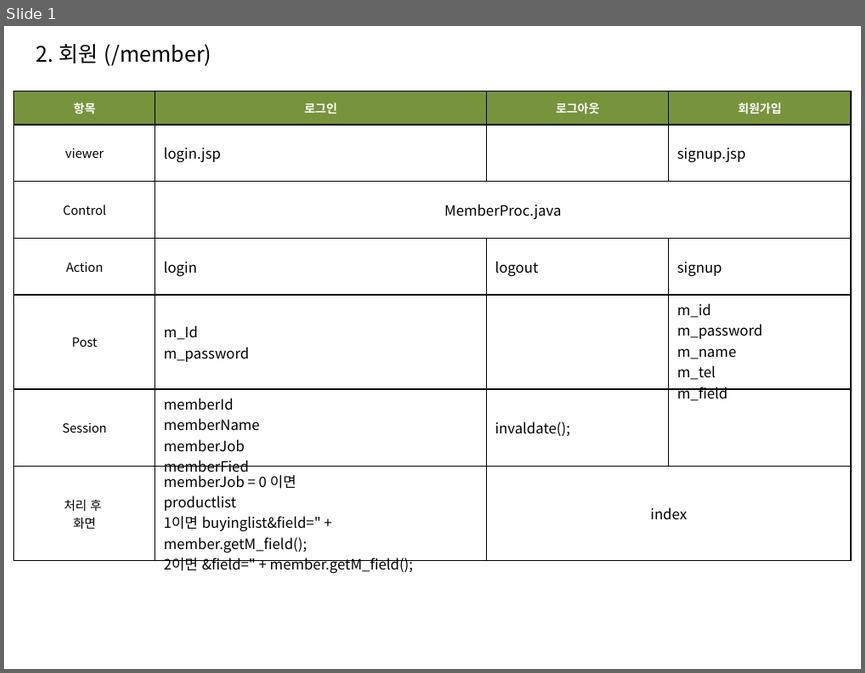
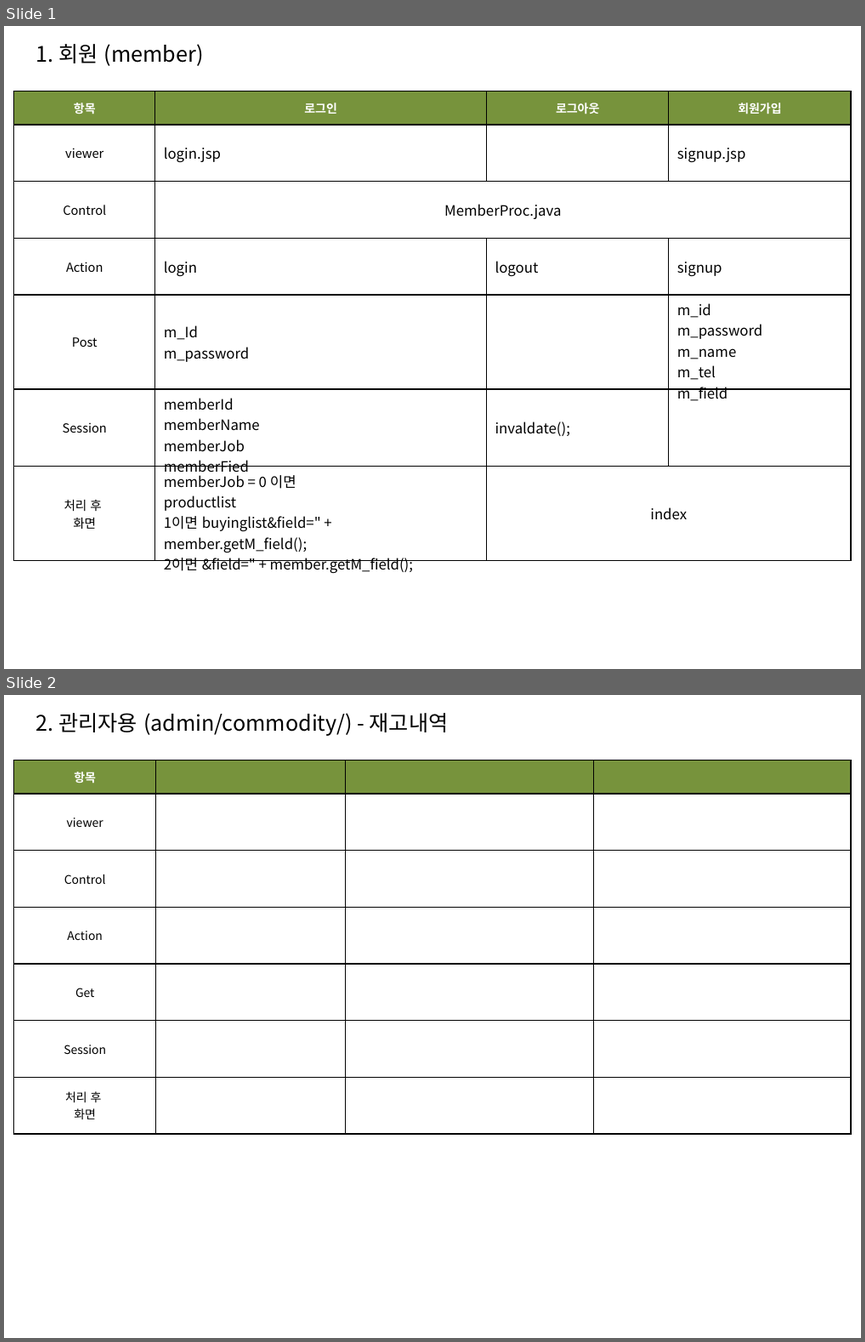
Before and after one commit to sec9590/Project_FullFillment, a slide deck: YellowContainer_MVC.pptx. Shown one above the other, each under a label of ours: slide 1 before the commit, slides 1 and 2 after it. The pictures are 865x673 and 865x1342 pixels, drawn with LibreOffice and Linux fonts; fonts in the diff are those of the drawing. Boxes give left, top, right and bottom in pixels: in the first picture for what was removed or moved away, otherwise in the second. Text is boxed around its words. In the diff, an @@ line names an element or a change of style, - is before the commit and + after.

```diff
--- a/YellowContainer_MVC.pptx
+++ b/YellowContainer_MVC.pptx
@@ slide 2 added at bbox=[4, 695, 861, 1338], background #FFFFFF @@
@@ text added at bbox=[36, 713, 449, 736], 18 pt, text #000000 @@
+2. 관리자용 (admin/commodity/) - 재고내역
@@ table added at bbox=[14, 760, 851, 1134], 7 rows, 4 columns @@
+항목 |  |  | 
+viewer |  |  | 
+Control |  |  | 
+Action |  |  | 
+Get |  |  | 
+Session |  |  | 
+처리 후 / 화면 |  |  | 
@@ slide 1 changed as well @@
@@ text at bbox=[36, 44, 204, 66]: text changed @@
-2. 회원 (/member)
+1. 회원 (member)
```
Also in this commit, not shown: 4 other slides changed, 4 other slides added, 9 other files.
